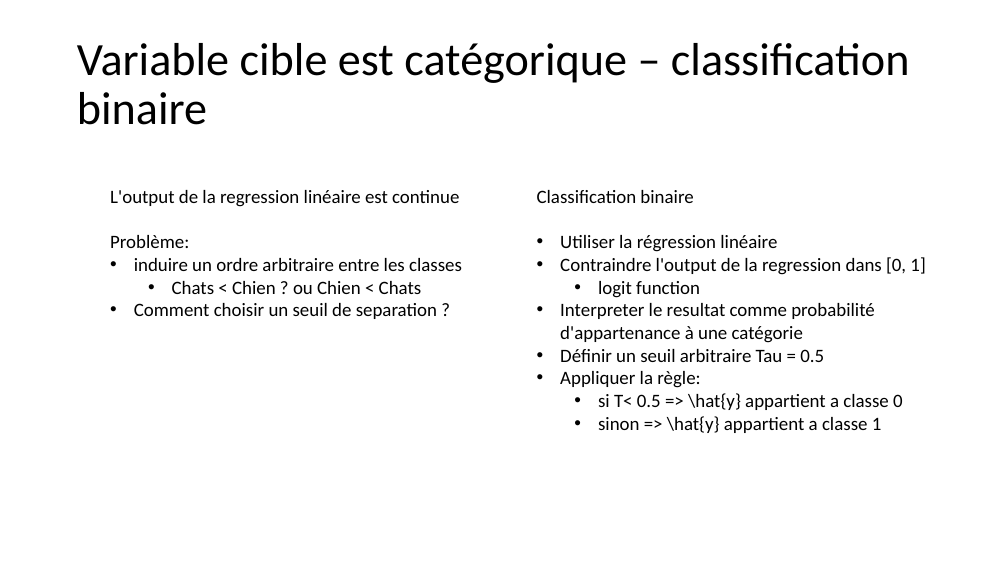
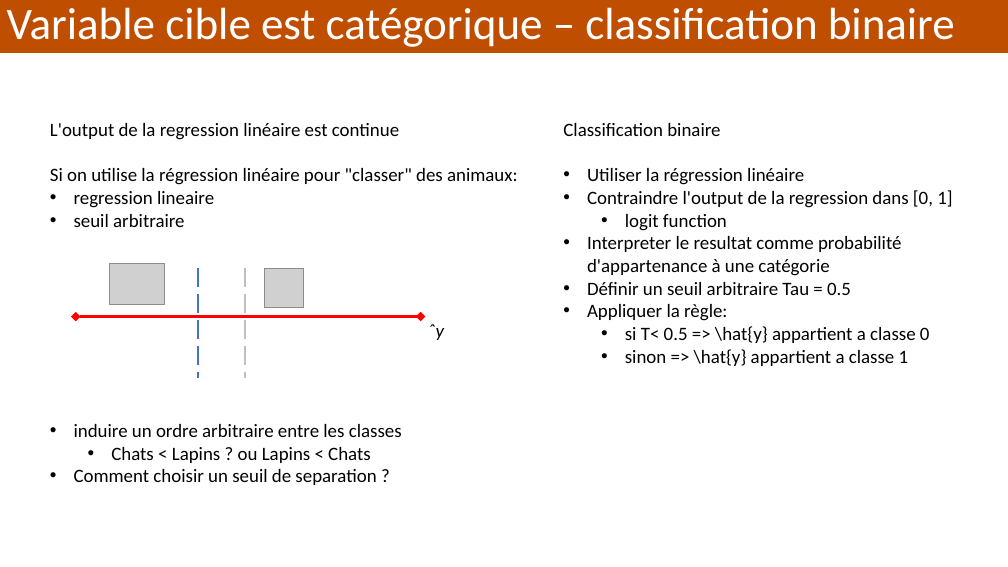
Before and after one commit to alexisperrier/XEmines_DataScience_2020, a slide deck: slide 3 of slides/XEM20_S1D4_Logistic_regression.pptx. Drawn at 1008x567 pixels with LibreOffice and Linux fonts; fonts in the diff are those of the drawing; grey boxes stand for pictures. Boxes give left, top, right and bottom in pixels: in the first picture for what was removed or moved away, otherwise in the second. Text is boxed around its words. In the diff, an @@ line names an element or a change of style, - is before the commit and + after.

```diff
--- a/slides/XEM20_S1D4_Logistic_regression.pptx
+++ b/slides/XEM20_S1D4_Logistic_regression.pptx
@@ rectangle "Variable cible est catégorique – ...": place and size @@
-rectangle "Variable cible est catégorique – ..." at (77, 43, 910, 125)
+rectangle "Variable cible est catégorique – ..." at (0, 0, 1008, 53)
@@ rectangle "Variable cible est catégorique – ..." at (0, 0, 1008, 53): size 44 to 42.9 pt, text colour #000000 to #FFFFFF; line spacing 0.9 to 0.8; fill none to #C04E00 @@
@@ text "L'output de la regression linéaire ...": place and size @@
-text "L'output de la regression linéaire ..." at (110, 190, 462, 319)
+text "L'output de la regression linéaire ..." at (50, 123, 518, 227)
@@ text "Classification binaire": place and size @@
-text "Classification binaire" at (537, 190, 925, 433)
+text "Classification binaire" at (563, 123, 952, 366)
@@ text at (50, 168, 518, 227): text changed @@
-Problème:
-• induire un ordre arbitraire entre les classes
-  • Chats < Chien ? ou Chien < Chats
-• Comment choisir un seuil de separation ?
+Si on utilise la régression linéaire pour "classer" des animaux:
+• regression lineaire
+• seuil arbitraire
@@ picture added at (109, 263, 164, 304) @@
@@ line added from (198, 268) to (198, 378), #4472C4 2.25 pt dashed @@
@@ line added from (245, 268) to (245, 378), #BFBFBF 2.25 pt dashed @@
@@ picture added at (265, 268, 304, 308) @@
@@ double arrow added from (76, 317) to (420, 317), #FF0000 3 pt @@
@@ text added at (428, 324, 444, 340), 18 pt, text #000000, italic @@
+ˆy
@@ text added at (74, 424, 402, 485), 18 pt, text #000000 @@
+• induire un ordre arbitraire entre les classes
+  • Chats < Lapins ? ou Lapins < Chats
+• Comment choisir un seuil de separation ?
```
Also in this commit, not shown: 19 other slides changed, 16 slides added, 3 slides removed, 10 other files.
